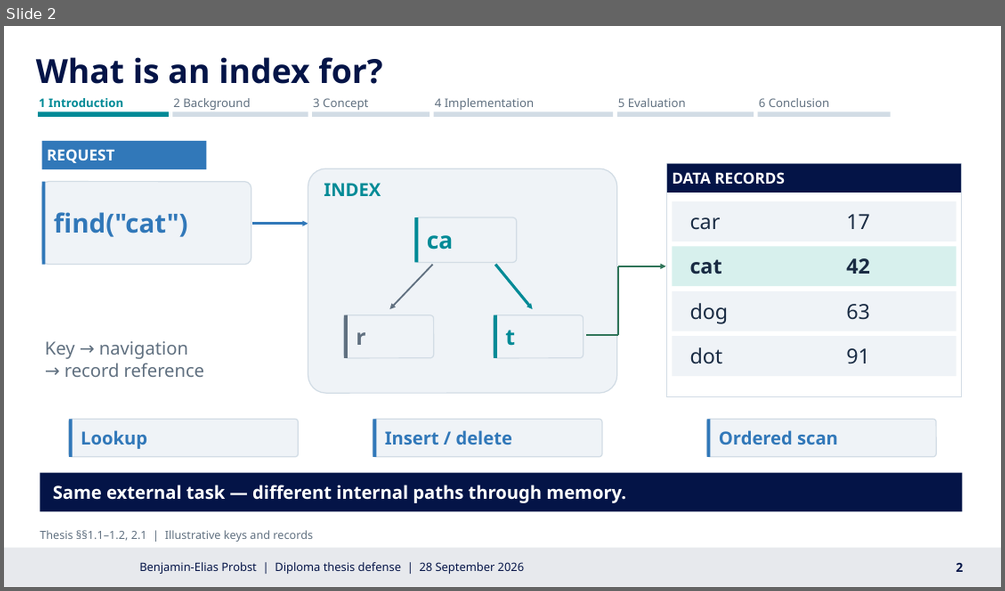
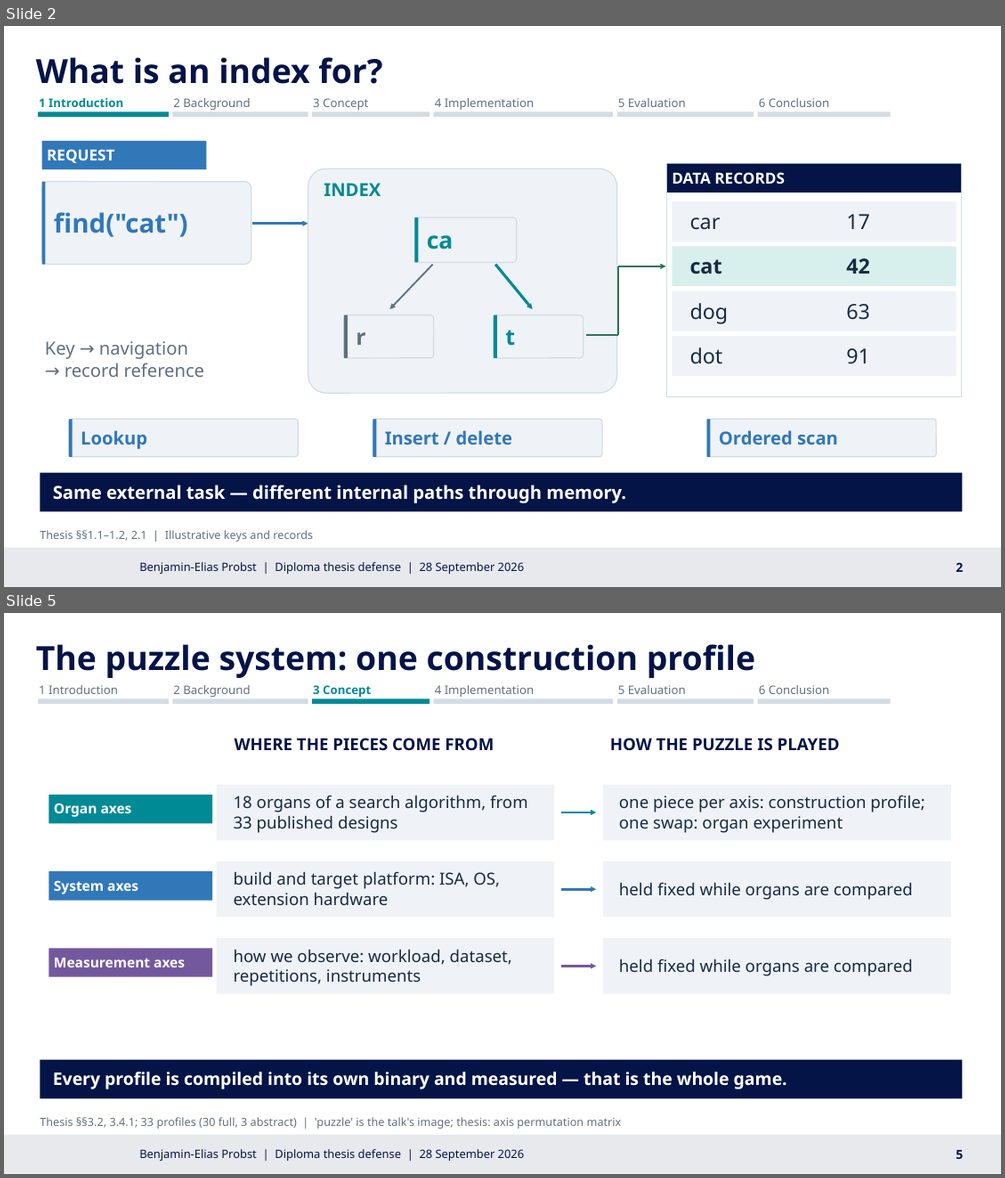
Before and after one commit to BenniProbst/probst-Diplomarbeit-cache-engine, a slide deck: docs/presentation/20260919 Cache_Engine_Defense_EN-cache-awareness_Composition.pptx. Shown one above the other, each under a label of ours: slide 2 before the commit, slides 2 and 5 after it; the slides between them are not shown. The pictures are 1005x591 and 1005x1178 pixels, drawn with LibreOffice and Linux fonts; fonts in the diff are those of the drawing; background and template pictures are left out. Boxes give left, top, right and bottom in pixels: in the first picture for what was removed or moved away, otherwise in the second. Text is boxed around its words. In the diff, an @@ line names an element or a change of style, - is before the commit and + after.

```diff
--- a/docs/presentation/20260919 Cache_Engine_Defense_EN-cache-awareness_Composition.pptx
+++ b/docs/presentation/20260919 Cache_Engine_Defense_EN-cache-awareness_Composition.pptx
@@ slide 5 added at [4, 613, 1001, 1174], background #FFFFFF; not listed: 1 template element that a slide beside it also shows @@
@@ text added at [36, 644, 755, 678], 24 pt, text #041447, bold @@
+The puzzle system: one construction profile
@@ text added at [39, 685, 118, 694], 8.5 pt, text #607080 @@
+1 Introduction
@@ text added at [173, 685, 250, 697], 8.5 pt, text #607080 @@
+2 Background
@@ text added at [313, 685, 371, 698], 8.5 pt, text #008A96, bold @@
+3 Concept
@@ text added at [435, 685, 534, 697], 8.5 pt, text #607080 @@
+4 Implementation
@@ text added at [618, 685, 686, 694], 8.5 pt, text #607080 @@
+5 Evaluation
@@ text added at [759, 685, 829, 694], 8.5 pt, text #607080 @@
+6 Conclusion
@@ rectangle added at [38, 698, 169, 704], fill #D2DCE5 @@
@@ rectangle added at [172, 698, 308, 704], fill #D2DCE5 @@
@@ rectangle added at [312, 698, 429, 704], fill #008A96 @@
@@ rectangle added at [434, 698, 613, 704], fill #D2DCE5 @@
@@ rectangle added at [617, 698, 753, 704], fill #D2DCE5 @@
@@ rectangle added at [758, 698, 890, 704], fill #D2DCE5 @@
@@ text added at [235, 738, 494, 751], 12 pt, text #041447, bold @@
+WHERE THE PIECES COME FROM
@@ text added at [610, 738, 840, 751], 12 pt, text #041447, bold @@
+HOW THE PUZZLE IS PLAYED
@@ group added at [48, 785, 951, 840]: 3 rectangles, 3 texts, 1 arrow @@
+Organ axes
+18 organs of a search algorithm, from 33 published designs
+one piece per axis: construction profile; one swap: organ experiment
@@ group added at [48, 861, 951, 994]: 6 rectangles, 6 texts, 2 arrows @@
+System axes
+build and target platform: ISA, OS, extension hardware
+held fixed while organs are compared
+Measurement axes
+how we observe: workload, dataset, repetitions, instruments
+held fixed while organs are compared
@@ rectangle added at [40, 1060, 962, 1098], fill #041447 @@
@@ text added at [53, 1071, 787, 1089], 12.5 pt, text #FFFFFF, bold @@
+Every profile is compiled into its own binary and measured — that is the whole game.
@@ text added at [40, 1117, 622, 1128], 8.1 pt, text #607080 @@
+Thesis §§3.2, 3.4.1; 33 profiles (30 full, 3 abstract) | 'puzzle' is the talk's image; thesis: axis permutation matrix
@@ text added at [139, 1149, 525, 1160], 8.3 pt, text #041447 @@
+Benjamin-Elias Probst | Diploma thesis defense | 28 September 2026
@@ text added at [955, 1150, 963, 1159], 9 pt, text #041447, bold @@
+5
```
Also in this commit, not shown: 16 slides changed, 2 other slides added, 3 other files.
